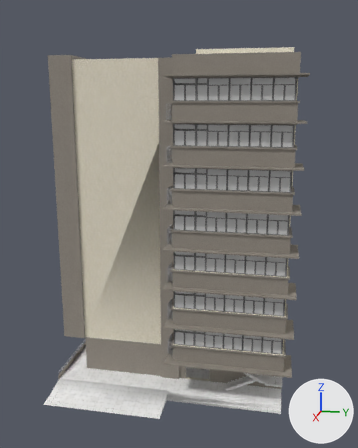
Before and after pictures for a commit that changed the FBX model PicoVR/GuangZhouLu/Assets/mesh/guangzhoulu/gzl_heyilou/gzl_heyilou.FBX.
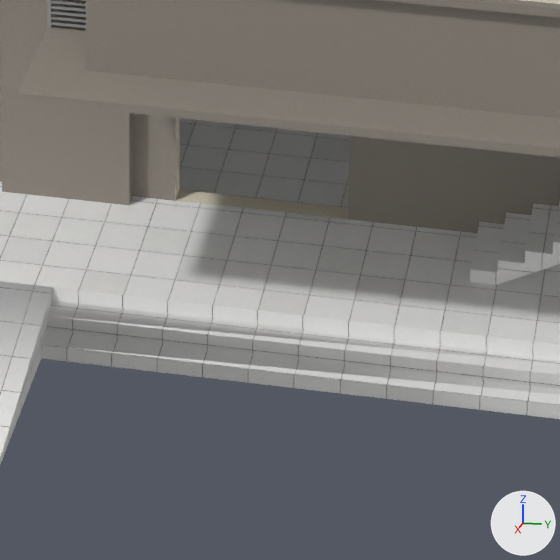
Each version appears first whole from a camera (50 mm lens) standing at (55.26, 7.74, 22.73) and looking at (1.79, -2.95, 9.36), and next in a close-up on the part from 45% to 67% of the width and 78% to 96% of the height. The axes (+X, +Y, +Z) are drawn at lower right. The lights are the same throughout. Where no turn or scale is listed for an object, it has been applied to the vertices. Vertices at the same position are counted once.
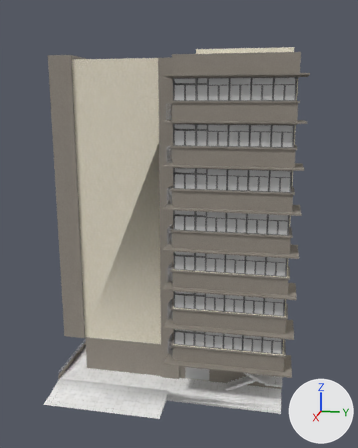
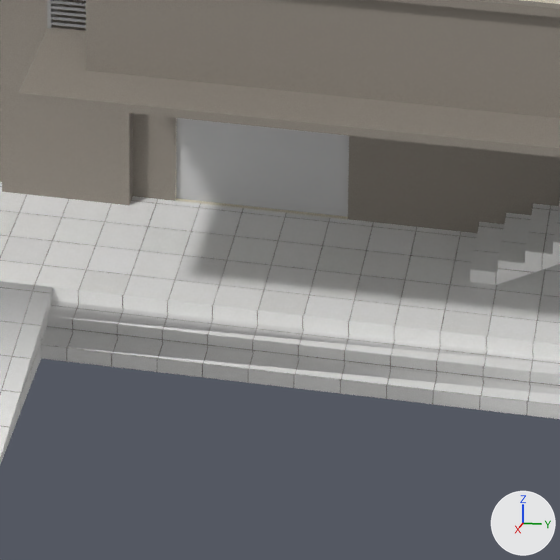
Location of each change, [x1, y1, x2, y2] in pixels of the close-ups (560 x 560 px):
'Object001_009', reshaped (not visible before): after [176, 118, 349, 217]
'Object001_008', unchanged, covered by the edit: before [179, 118, 349, 208]
'Object001_001', unchanged, covered by the edit: [175, 0, 560, 219] in both

Patch to the scene script:
```diff
--- a/PicoVR/GuangZhouLu/Assets/mesh/guangzhoulu/gzl_heyilou/gzl_heyilou.FBX.py
+++ b/PicoVR/GuangZhouLu/Assets/mesh/guangzhoulu/gzl_heyilou/gzl_heyilou.FBX.py
@@ me_mesh_009 @@
 me_mesh_009.from_pydata(...)  # 6480 vertices, 9932 faces; spans x -22.7..21.4, y -8.7..8.6, z 1.9..27.2
 # used by ob_object001_009; location = (0.0, 0.0, 0.0)
 # verts and faces of me_mesh_009; kept vertices keep their numbers, new ones are numbered from 6480
+# me_mesh_009 part 1
+verts[6480] = (18.9, 3.0, 2.6)
+verts[6481] = (18.9, 1.0, 2.6)
+verts[6482] = (18.9, 1.0, 0.3)
+verts[6483] = (18.9, 3.0, 0.3)
+faces += [(6480, 6482, 6483), (6480, 6481, 6482)]
 me_mesh_009.materials.append(mat_玻璃)
```
